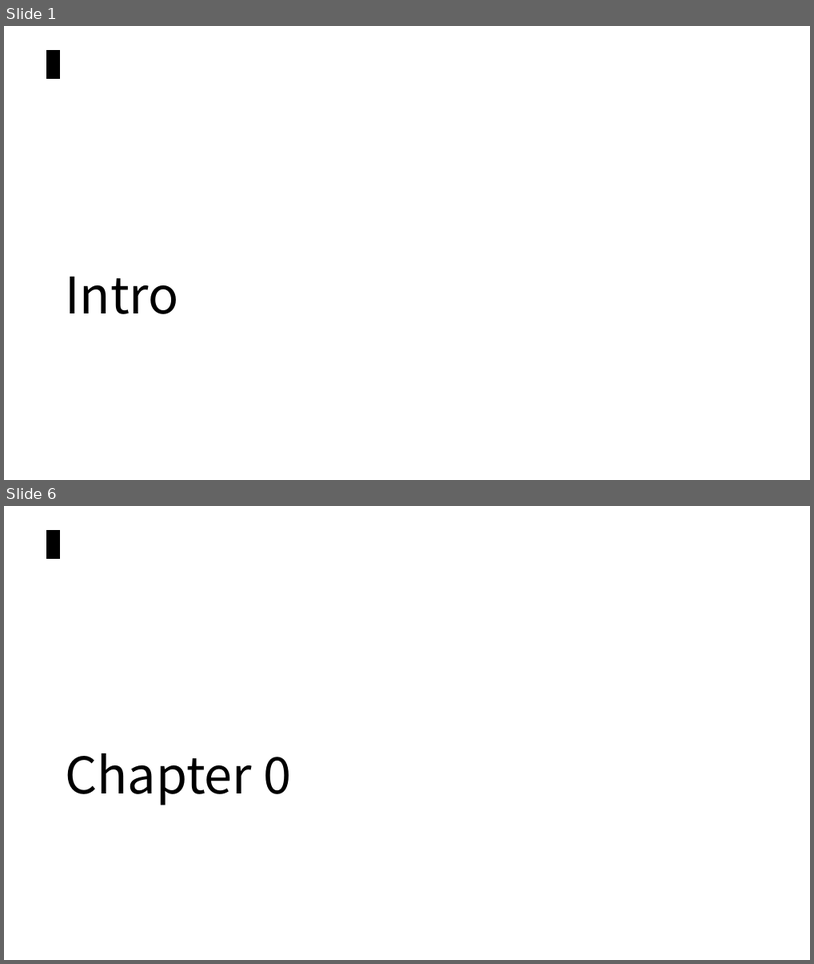
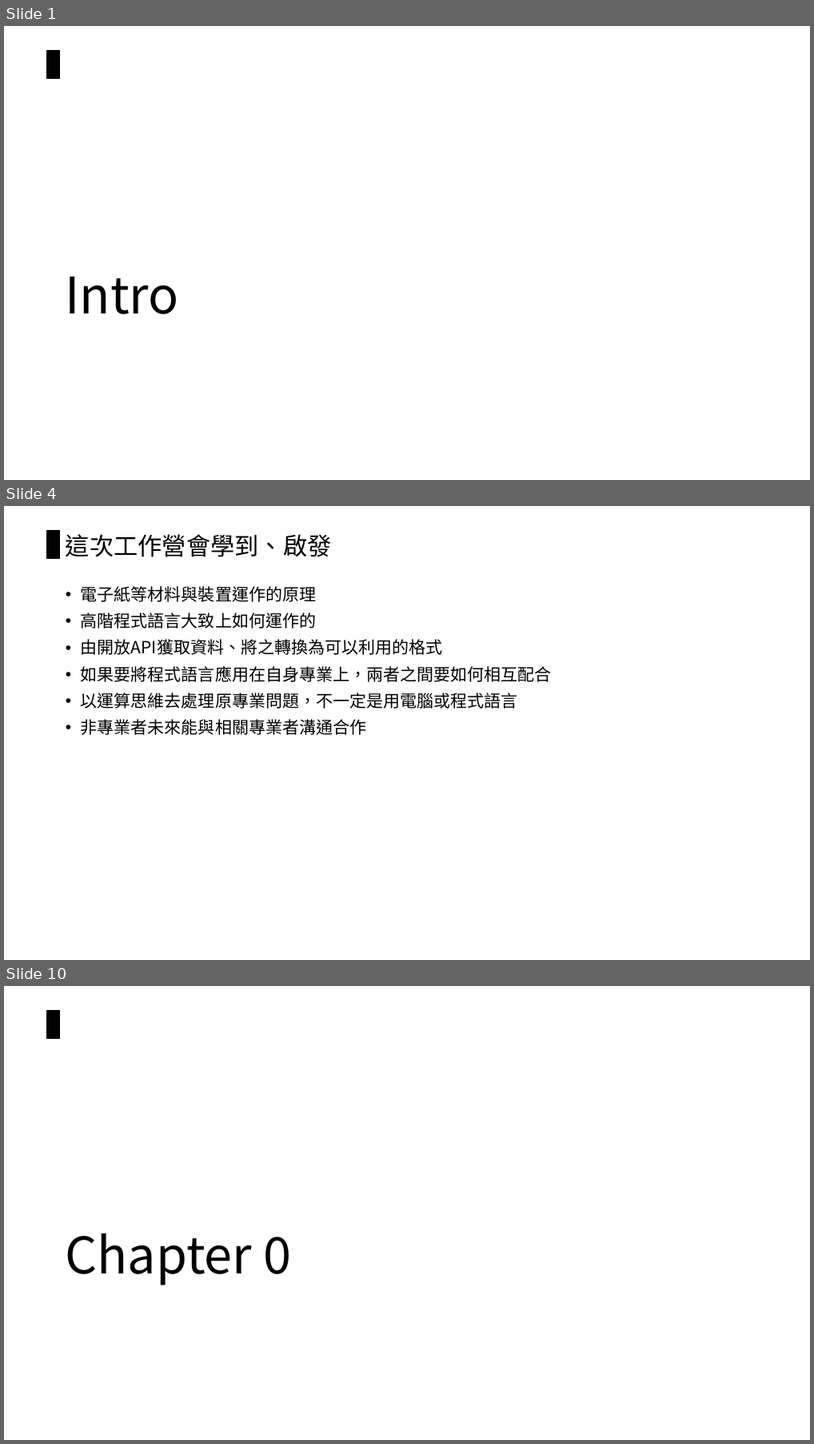
Before and after one commit to chiachin-yen/NCKU_workshop_2018, a slide deck: 2018_Eink工作營.pptx. Shown one above the other, each under a label of ours: slides 1 and 6 before the commit, slides 1, 4 and 10 after it; the slides between them are not shown. The pictures are 814x964 and 814x1444 pixels, drawn with LibreOffice and Linux fonts; fonts in the diff are those of the drawing. Boxes give left, top, right and bottom in pixels: in the first picture for what was removed or moved away, otherwise in the second. Text is boxed around its words. In the diff, an @@ line names an element or a change of style, - is before the commit and + after.

```diff
--- a/2018_Eink工作營.pptx
+++ b/2018_Eink工作營.pptx
@@ slide 4 added at (x1=4, y1=506, x2=810, y2=960), background #FFFFFF; not listed: 1 template element that a slide beside it also shows @@
@@ title added at (x1=66, y1=534, x2=332, y2=557), 28.8 pt, text #000000 @@
+這次工作營會學到、啟發
@@ text added at (x1=81, y1=586, x2=552, y2=735), 20 pt, text #000000 @@
+• 電子紙等材料與裝置運作的原理
+• 高階程式語言大致上如何運作的
+• 由開放API獲取資料、將之轉換為可以利用的格式
+• 如果要將程式語言應用在自身專業上，兩者之間要如何相互配合
+• 以運算思維去處理原專業問題，不一定是用電腦或程式語言
+• 非專業者未來能與相關專業者溝通合作
@@ what was slide 6 is now slide 10 @@
```
Also in this commit, not shown: 3 slides changed, 5 other slides added, 1 slide removed.
